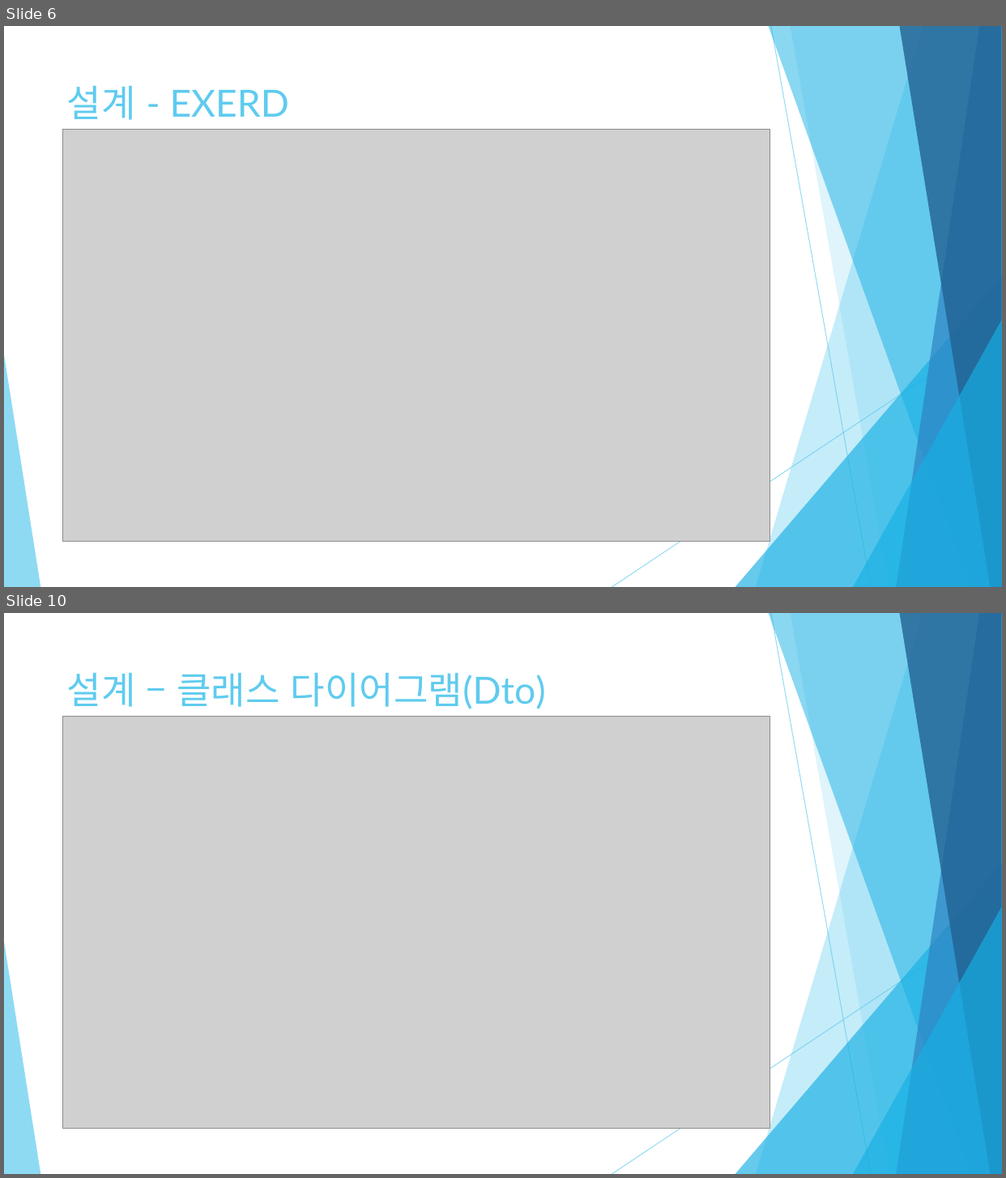
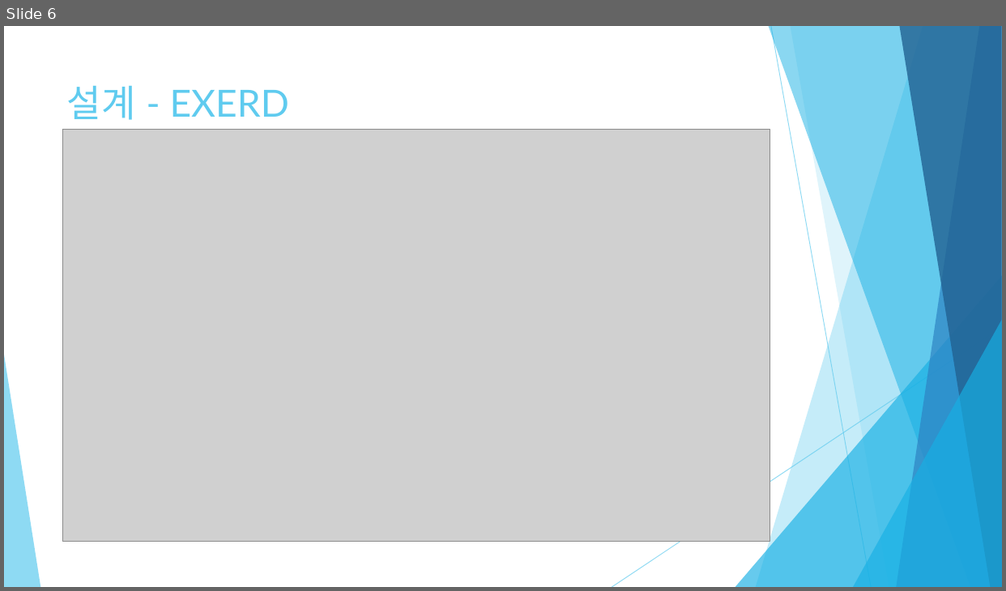
Before and after one commit to mywns123/project_yeop, a slide deck: document/세탁물 주문 관리_임준엽.pptx. Shown one above the other, each under a label of ours: slides 6 and 10 before the commit, slide 6 after it; the slides between them are not shown. The pictures are 1006x1178 and 1006x591 pixels, drawn with LibreOffice and Linux fonts; fonts in the diff are those of the drawing; grey boxes stand for pictures. Boxes give left, top, right and bottom in pixels: in the first picture for what was removed or moved away, otherwise in the second. Text is boxed around its words. In the diff, an @@ line names an element or a change of style, - is before the commit and + after.

```diff
--- a/document/세탁물 주문 관리_임준엽.pptx
+++ b/document/세탁물 주문 관리_임준엽.pptx
@@ slide 10 removed at [4,613,1002,1174], background #FFFFFF; not listed: 10 template elements that a slide beside it also shows @@
@@ title removed at [67,673,546,709] @@
-설계 – 클래스 다이어그램(Dto)
@@ picture removed at [63,717,770,1129] @@
```
Also in this commit, not shown: 19 slides changed, 5 other slides removed, 4 other files.
